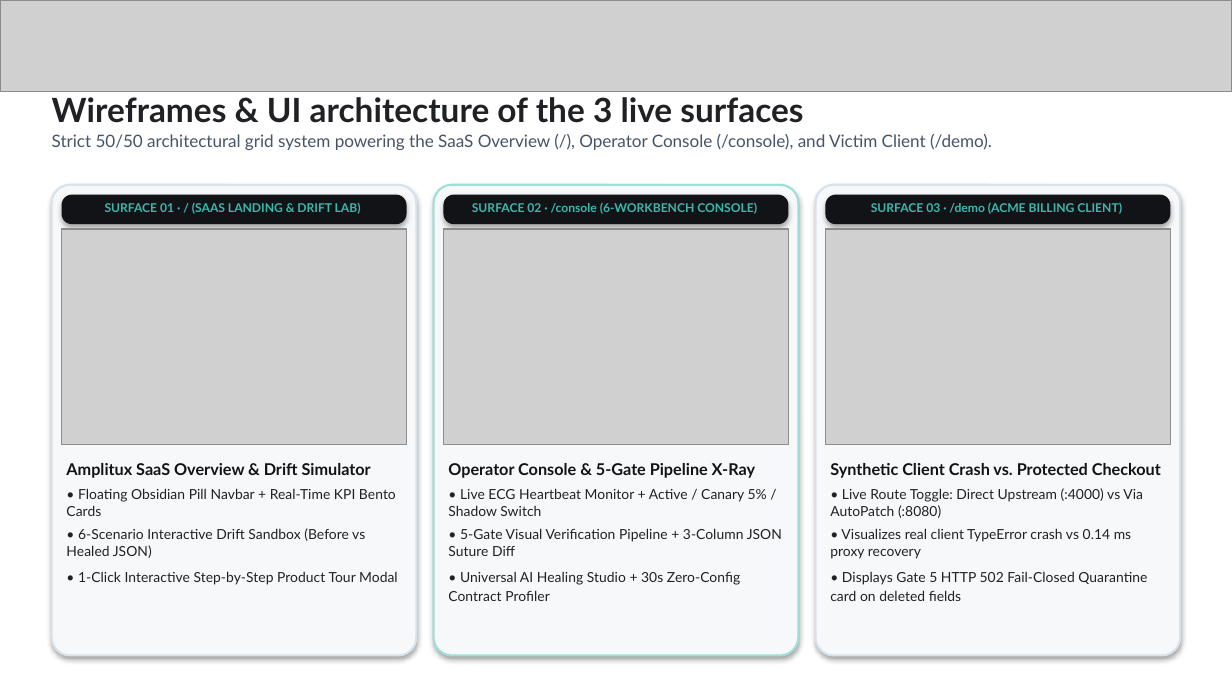
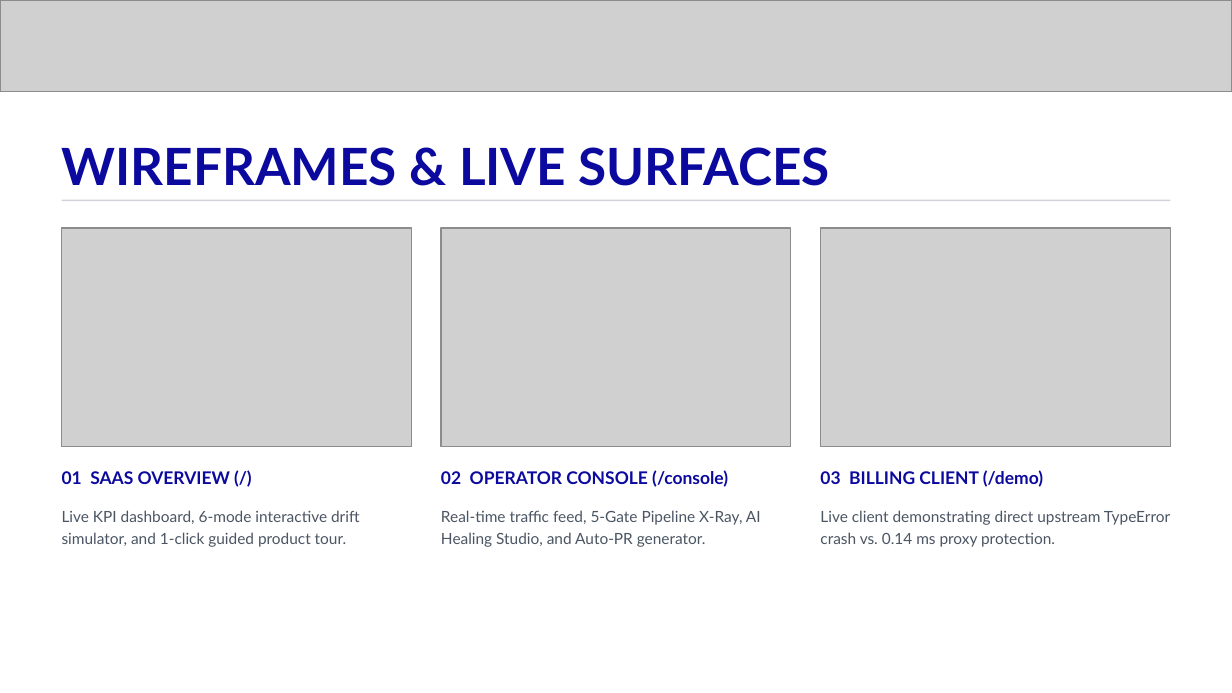
Before and after one commit to Asqi06/Buildathon, a slide deck: slide 7 of Final Prototype Submission Deck _ Startup Buildathon.pptx. Drawn at 1232x693 pixels with LibreOffice and Linux fonts; fonts in the diff are those of the drawing; grey boxes stand for pictures. Boxes give left, top, right and bottom in pixels: in the first picture for what was removed or moved away, otherwise in the second. Text is boxed around its words. In the diff, an @@ line names an element or a change of style, - is before the commit and + after.

Commit message:
design(deck): redesign 16-slide pitch deck in minimalist Gravity Tech editorial style on official Buildathon base

```diff
--- a/Final Prototype Submission Deck _ Startup Buildathon.pptx
+++ b/Final Prototype Submission Deck _ Startup Buildathon.pptx
@@ text at [62,147,829,186]: text changed; size 10 to 30 pt; text colour #475467 to #0C0A9E; bold on @@
-Wireframes & UI architecture of the 3 live surfaces
-Strict 50/50 architectural grid system powering the SaaS Overview (/), Operator Console (/console), and Victim Client (/demo).
+WIREFRAMES & LIVE SURFACES
@@ rounded rectangle removed at [52,185,416,655] @@
@@ rounded rectangle removed at [62,195,407,224] @@
-SURFACE 01 · / (SAAS LANDING & DRIFT LAB)
@@ rectangle added at [62,200,1170,201], fill #D1D5DB @@
@@ rounded rectangle removed at [434,185,798,655] @@
@@ rounded rectangle removed at [816,185,1180,655] @@
@@ rounded rectangle removed at [825,195,1170,224] @@
-SURFACE 03 · /demo (ACME BILLING CLIENT)
@@ picture: place and size @@
-picture at [62,229,407,445]
+picture at [62,228,411,446]
@@ picture: place and size @@
-picture at [825,229,1170,445]
+picture at [821,228,1170,446]
@@ text added at [62,471,230,484], 10.2 pt, text #0C0A9E, bold @@
+01 SAAS OVERVIEW (/)
@@ text at [441,470,728,487]: text changed; size 7.1 to 10.2 pt; text colour #3BB8AC to #0C0A9E @@
-SURFACE 02 · /console (6-WORKBENCH CONSOLE)
+02 OPERATOR CONSOLE (/console)
@@ text "02 OPERATOR CONSOLE (/console)": place and size @@
-text "02 OPERATOR CONSOLE (/console)" at [444,195,788,224]
+text "02 OPERATOR CONSOLE (/console)" at [441,470,728,487]
@@ text "02 OPERATOR CONSOLE (/console)" at [441,470,728,487]: vertical alignment middle to top; fill #111317 to none; shadow off @@
@@ text added at [820,470,1043,487], 10.2 pt, text #0C0A9E, bold @@
+03 BILLING CLIENT (/demo)
@@ text at [62,510,359,547]: text changed; size 8.1 to 9 pt; text colour #202124 to #4B5563 @@
-Amplitux SaaS Overview & Drift Simulator
-• Floating Obsidian Pill Navbar + Real-Time KPI Bento Cards
-• 6-Scenario Interactive Drift Sandbox (Before vs Healed JSON)
-• 1-Click Interactive Step-by-Step Product Tour Modal
+Live KPI dashboard, 6-mode interactive drift simulator, and 1-click guided product tour.
@@ text at [441,510,761,547]: text changed; size 8.1 to 9 pt; text colour #202124 to #4B5563 @@
-Operator Console & 5-Gate Pipeline X-Ray
-• Live ECG Heartbeat Monitor + Active / Canary 5% / Shadow Switch
-• 5-Gate Visual Verification Pipeline + 3-Column JSON Suture Diff
-• Universal AI Healing Studio + 30s Zero-Config Contract Profiler
+Real-time traffic feed, 5-Gate Pipeline X-Ray, AI Healing Studio, and Auto-PR generator.
@@ text at [820,510,1170,547]: text changed; size 8.1 to 9 pt; text colour #202124 to #4B5563 @@
-Synthetic Client Crash vs. Protected Checkout
-• Live Route Toggle: Direct Upstream (:4000) vs Via AutoPatch (:8080)
-• Visualizes real client TypeError crash vs 0.14 ms proxy recovery
-• Displays Gate 5 HTTP 502 Fail-Closed Quarantine card on deleted fields
+Live client demonstrating direct upstream TypeError crash vs. 0.14 ms proxy protection.
```
Also in this commit, not shown: 13 other slides changed, 4 other files.
